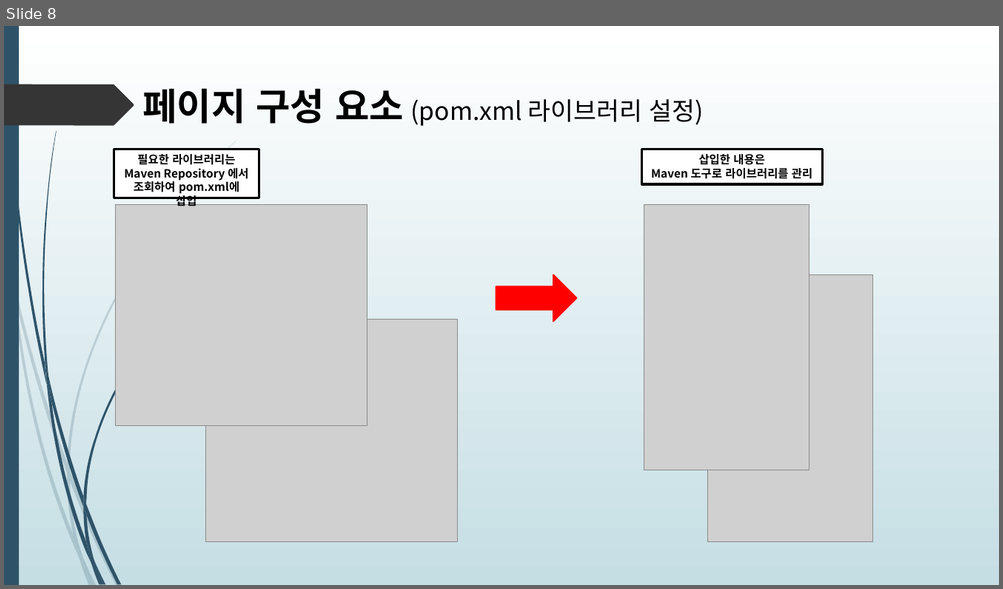
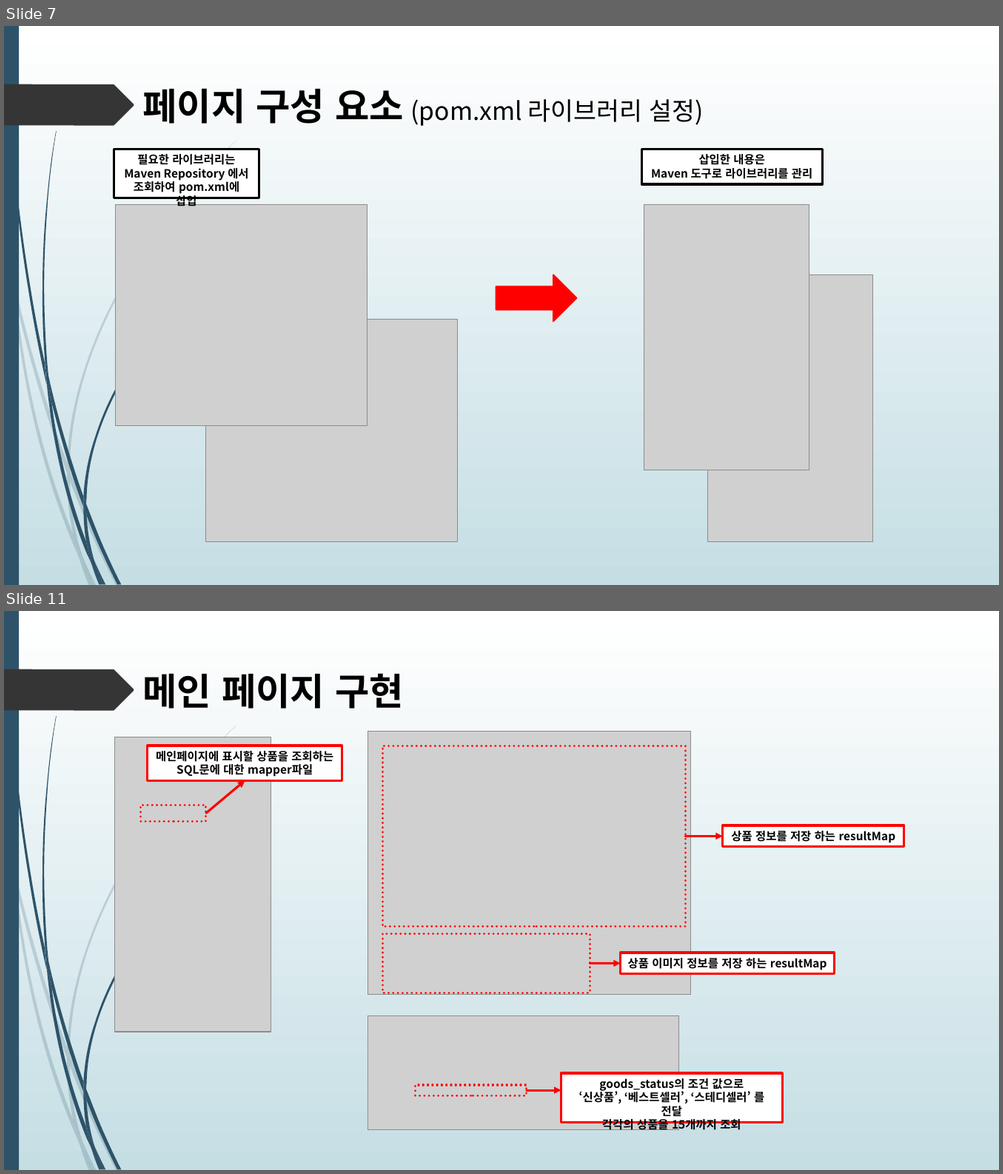
Before and after one commit to himediaai/DongOuk, a slide deck: 쇼핑몰.pptx. Shown one above the other, each under a label of ours: slide 8 before the commit, slides 7 and 11 after it; the slides between them are not shown. The pictures are 1003x589 and 1003x1174 pixels, drawn with LibreOffice and Linux fonts; fonts in the diff are those of the drawing; grey boxes stand for pictures. Boxes give left, top, right and bottom in pixels: in the first picture for what was removed or moved away, otherwise in the second. Text is boxed around its words. In the diff, an @@ line names an element or a change of style, - is before the commit and + after.

```diff
--- a/쇼핑몰.pptx
+++ b/쇼핑몰.pptx
@@ slide 11 added at [4,611,999,1170], background gradient #FFFFFF to #C5DEE5; not listed: 24 template elements that a slide beside it also shows @@
@@ text added at [142,673,404,709], 36 pt, text #000000, bold @@
+메인 페이지 구현
@@ picture added at [114,737,270,1033] @@
@@ picture added at [368,731,691,995] @@
@@ rectangle added at [148,746,342,781], fill #FFFFFF, outline #FF0000 2.25 pt, 11 pt, text #000000, bold @@
+메인페이지에 표시할 상품을 조회하는 SQL문에 대한 mapper파일
@@ rectangle added at [382,746,686,927], outline #FF0000 2.25 pt dashed @@
@@ arrow added from (206, 813) to (245, 781), #FF0000 2.25 pt @@
@@ rectangle added at [141,805,206,820], outline #FF0000 2.25 pt dashed @@
@@ rectangle added at [723,826,904,848], fill #FFFFFF, outline #FF0000 2.25 pt, 11 pt, text #000000, bold @@
+상품 정보를 저장 하는 resultMap
@@ arrow added from (686, 836) to (723, 836), #FF0000 2.25 pt @@
@@ rectangle added at [382,934,589,993], outline #FF0000 2.25 pt dashed @@
@@ arrow added from (589, 964) to (620, 964), #FF0000 2.25 pt @@
@@ rectangle added at [620,953,834,974], fill #FFFFFF, outline #FF0000 2.25 pt, 11 pt, text #000000, bold @@
+상품 이미지 정보를 저장 하는 resultMap
@@ picture added at [368,1016,678,1130] @@
@@ rectangle added at [561,1073,783,1123], fill #FFFFFF, outline #FF0000 2.25 pt, 11 pt, text #000000, bold @@
+goods_status의 조건 값으로
+‘신상품’, ‘베스트셀러’, ‘스테디셀러’ 를 전달
+각각의 상품을 15개까지 조회
@@ rectangle added at [415,1085,526,1096], outline #FF0000 2.25 pt dashed @@
@@ arrow added from (526, 1091) to (561, 1091), #FF0000 2.25 pt @@
@@ what was slide 8 is now slide 7 @@
```
Also in this commit, not shown: 3 slides changed, 4 other slides added, 1 slide removed.
